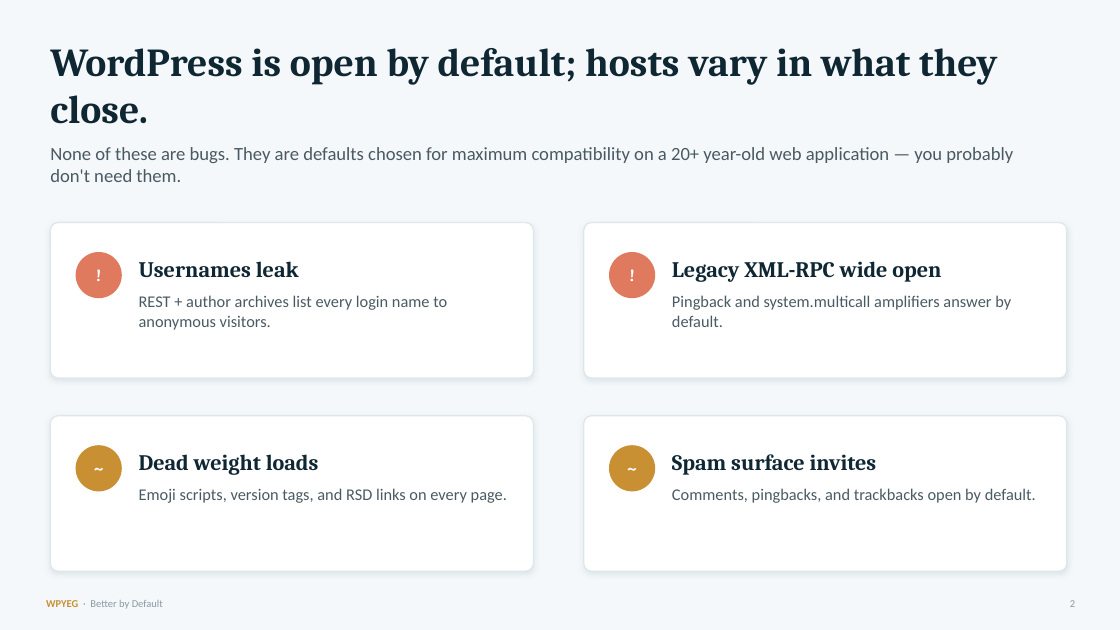
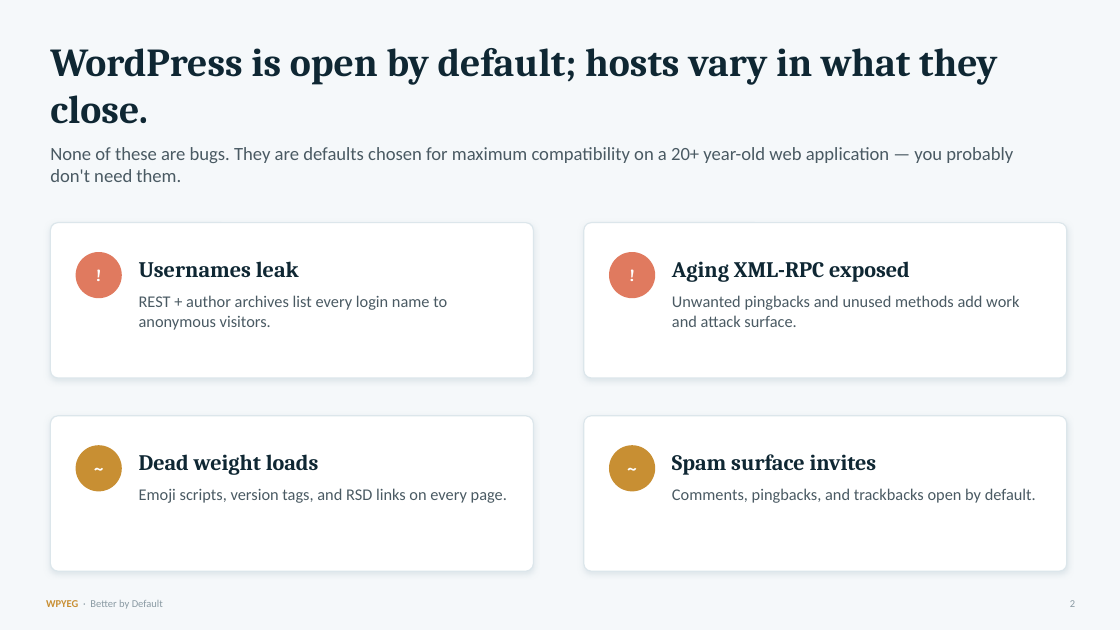
Before and after one commit to WPYEG/Better-by-Default, a slide deck: slide 2 of workshop/Better-by-Default.pptx. Drawn at 1120x630 pixels with LibreOffice and Linux fonts; fonts in the diff are those of the drawing. Boxes give left, top, right and bottom in pixels: in the first picture for what was removed or moved away, otherwise in the second. Text is boxed around its words. In the diff, an @@ line names an element or a change of style, - is before the commit and + after.

Commit message:
feat: add safer update defaults and refresh guidance

```diff
--- a/workshop/Better-by-Default.pptx
+++ b/workshop/Better-by-Default.pptx
@@ text at [672, 261, 910, 282]: text changed @@
-Legacy XML-RPC wide open
+Aging XML-RPC exposed
@@ text at [672, 295, 1019, 327]: text changed @@
-Pingback and system.multicall amplifiers answer by default.
+Unwanted pingbacks and unused methods add work and attack surface.
```
Also in this commit, not shown: 2 other slides changed, 11 other files.
